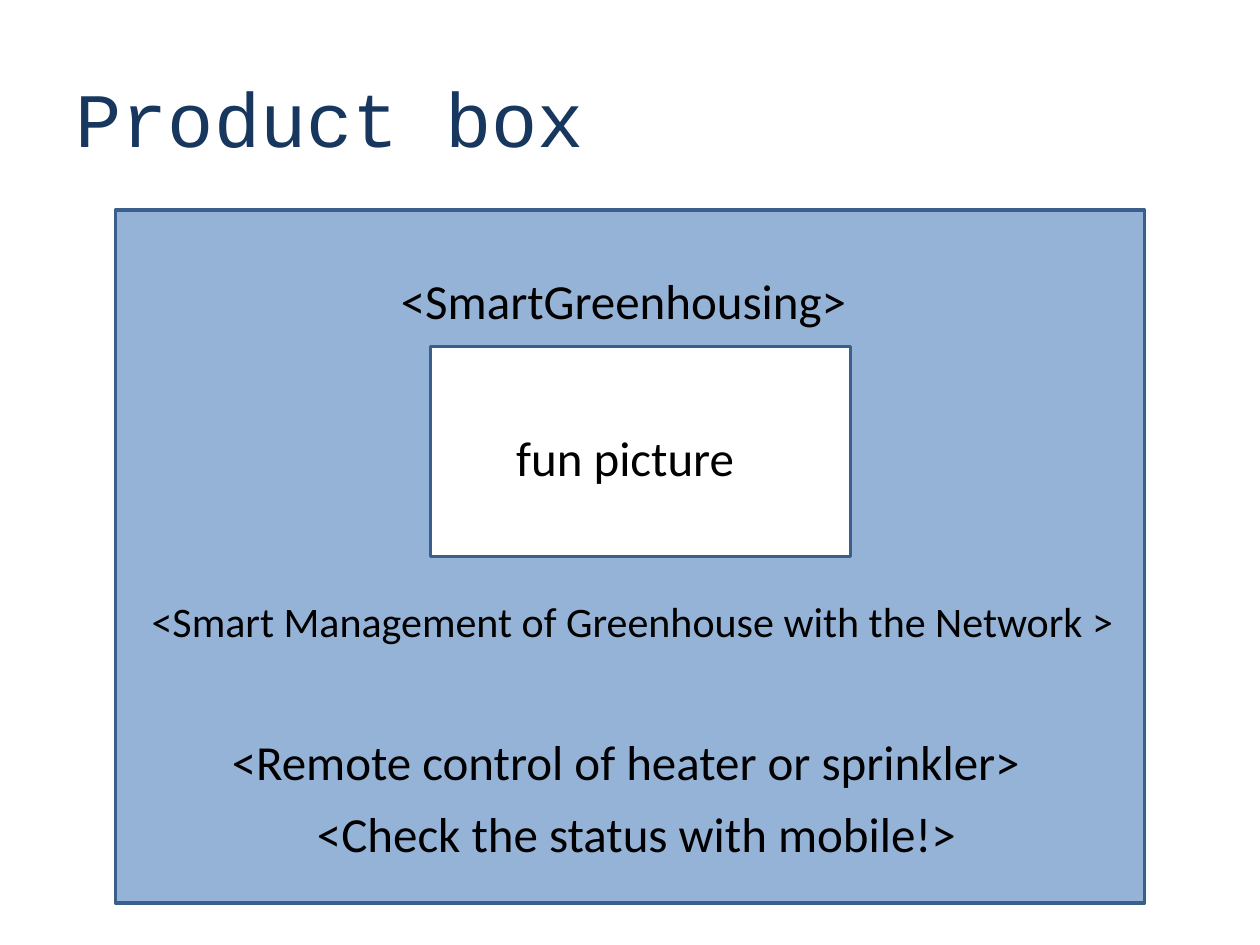
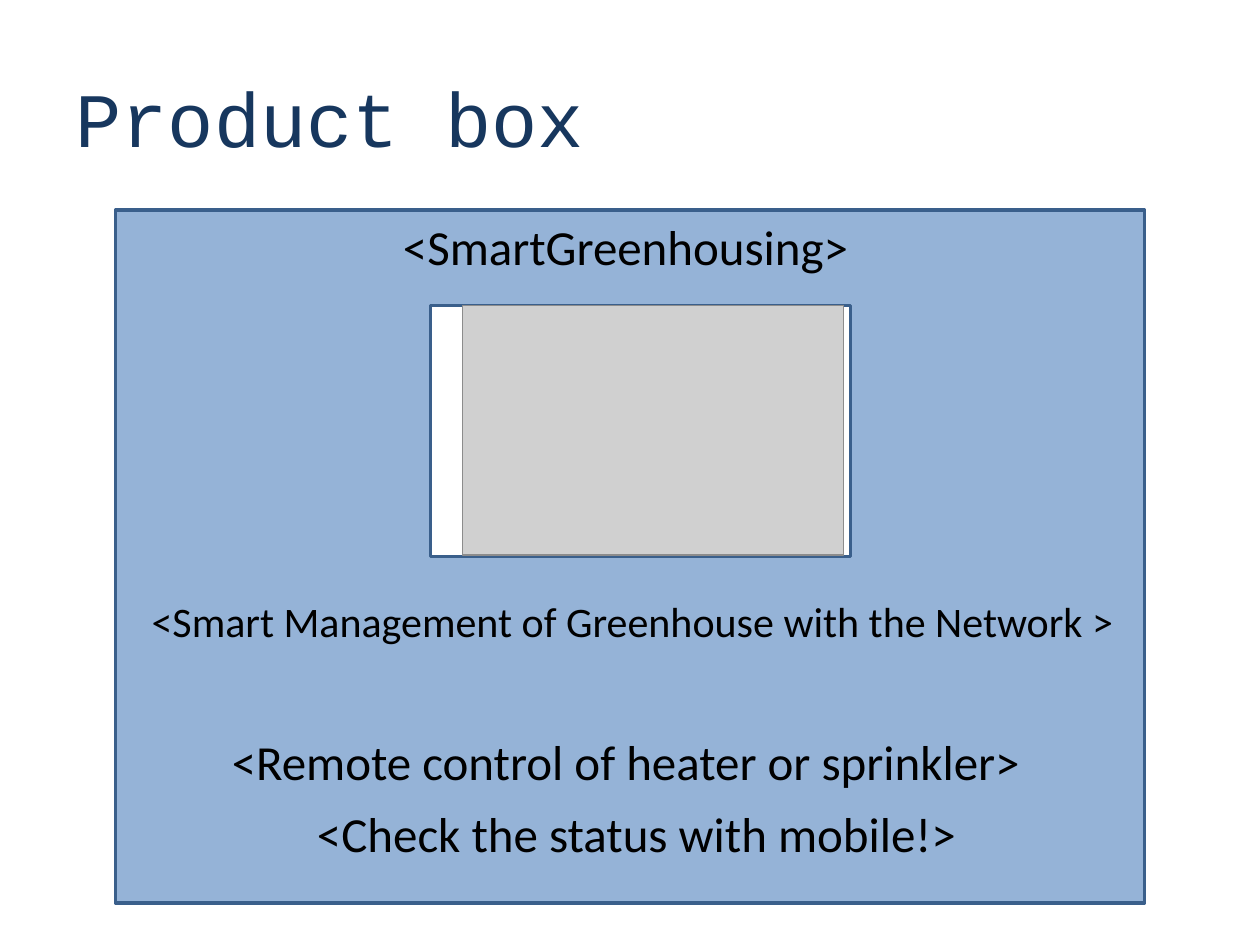
Before and after one commit to class-snct-rikitakelab/SmartGreenhousing, a slide deck: slide 4 of inception-deck-06-29.pptx. Drawn at 1260x945 pixels with LibreOffice and Linux fonts; fonts in the diff are those of the drawing; grey boxes stand for pictures. Boxes give left, top, right and bottom in pixels: in the first picture for what was removed or moved away, otherwise in the second. Text is boxed around its words. In the diff, an @@ line names an element or a change of style, - is before the commit and + after.

```diff
--- a/inception-deck-06-29.pptx
+++ b/inception-deck-06-29.pptx
@@ text "<SmartGreenhousing>": place and size @@
-text "<SmartGreenhousing>" at (401, 285, 846, 328)
+text "<SmartGreenhousing>" at (403, 231, 848, 274)
@@ rectangle: place and size @@
-rectangle at (431, 346, 850, 557)
+rectangle at (431, 305, 850, 556)
@@ picture added at (462, 305, 843, 554) @@
@@ text removed at (516, 442, 734, 484) @@
-fun picture
```
Also in this commit, not shown: 4 other slides changed, 1 slide added, 2 slides removed, 1 other file.
